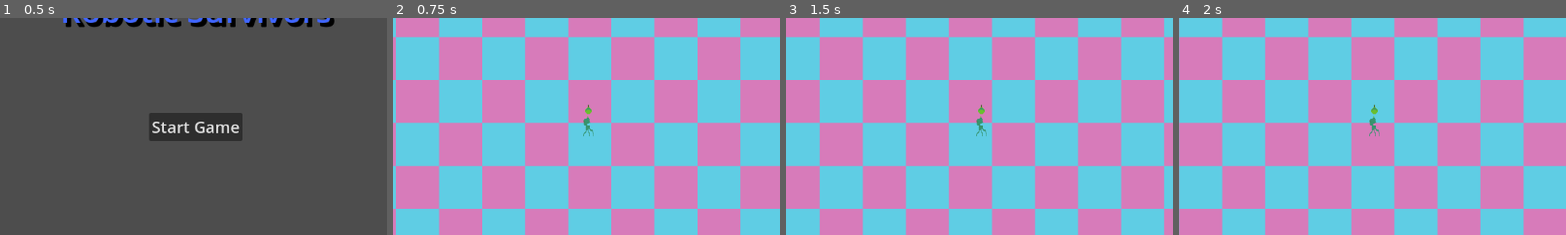
Above: before the commit, frames 1-4 (left to right).
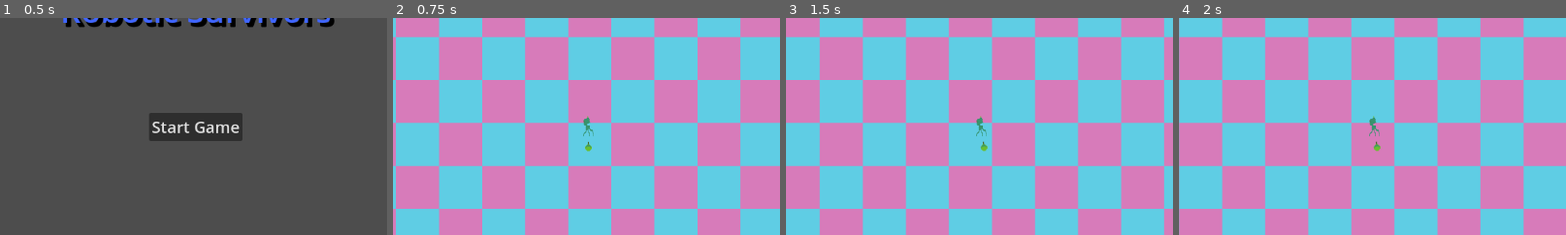
Above: after the commit, the same moments.

Repository: TeroOinonen/Robotic-Survivors
Game: Godot game, scene res://Scenes/UI/main_menu_ui.tscn
The game is run twice, just before and just after one commit, with the same random seed, the same clock (stepped at 60 frames per second) and the same inputs.
Inputs (mouse positions are % of the whole screen's width and height, from its top left):
- Up to frame 1 (0.5 s): no input
- Up to frame 2 (0.75 s): click "Start Game" at 0.5 s
- Up to frame 3 (1.5 s): move the mouse to (72, 45) at 1.27 s; press the mouse at (72, 45) at 1.28 s; hold D (right) from 1.28 s (still down)
- Up to frame 4 (2 s): keep holding D (right)
The pictures show only the part of the screen within x 25-75%, y 25-75%; the shares and areas given below are measured in that part.

Frame 1 is identical in both runs. In frame 2, 0.1% of the frame differs, in the area x 49-52%, y 39-62%; in frame 3, 0.1%, in the area x 49-53%, y 39-62%; in frame 4, 0.1%.

Commit message:
Rotate gun, does not work correctly

Diff:
--- a/Scenes/Entities/player.tscn
+++ b/Scenes/Entities/player.tscn
@@ -36,5 +36,8 @@
 
 [node name="Camera2D" type="Camera2D" parent="."]
 
-[node name="Gun" parent="." instance=ExtResource("3_af1vc")]
-position = Vector2(0, -26)
+[node name="GunSlot" type="Node2D" parent="."]
+unique_name_in_owner = true
+
+[node name="Gun" parent="GunSlot" instance=ExtResource("3_af1vc")]
+position = Vector2(0, 29)
--- a/Scripts/player.gd
+++ b/Scripts/player.gd
@@ -5,7 +5,7 @@
 
 @export var hit_points: int = 5
 
-@onready var gun = $Gun
+@onready var gun_slot = %GunSlot
 
 # Get the gravity from the project settings to be synced with RigidBody nodes.
 var gravity: int = ProjectSettings.get_setting("physics/2d/default_gravity")
@@ -22,6 +22,7 @@
 	# Get the movement direction vector
 	move_input = Input.get_vector("left", "right", "up", "down")
 
+	gun_slot.look_at(get_global_mouse_position()+get_local_mouse_position())
 
 func _physics_process(delta: float) -> void:
 
